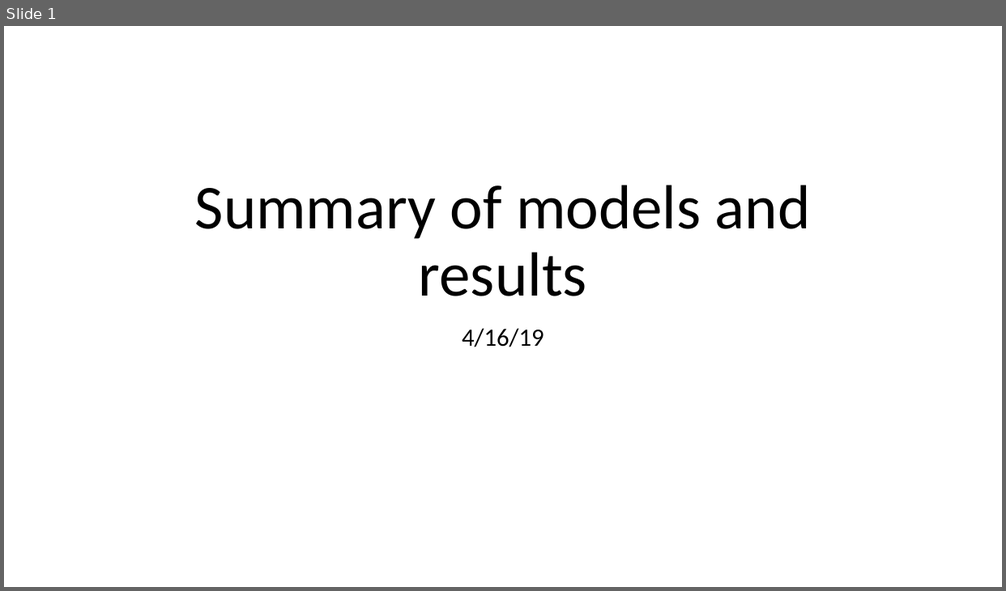
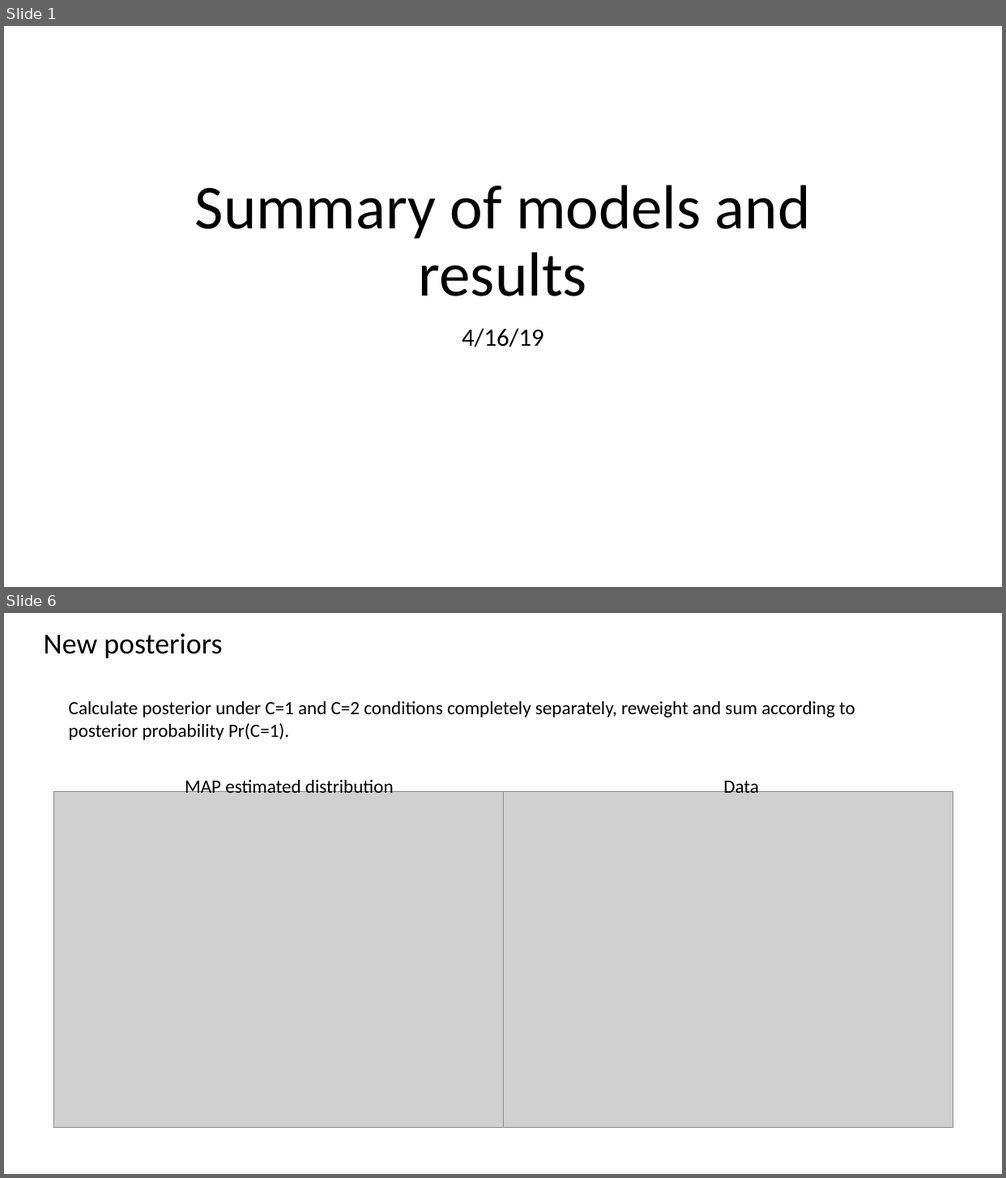
Before and after one commit to jmohl/CI_behavioral, a slide deck: doc/model_summary_4_16_19.pptx. Shown one above the other, each under a label of ours: slide 1 before the commit, slides 1 and 6 after it; the slides between them are not shown. The pictures are 1006x591 and 1006x1178 pixels, drawn with LibreOffice and Linux fonts; fonts in the diff are those of the drawing; grey boxes stand for pictures. Boxes give left, top, right and bottom in pixels: in the first picture for what was removed or moved away, otherwise in the second. Text is boxed around its words. In the diff, an @@ line names an element or a change of style, - is before the commit and + after.

```diff
--- a/doc/model_summary_4_16_19.pptx
+++ b/doc/model_summary_4_16_19.pptx
@@ slide 6 added at <box>4,613,1002,1174</box>, background #FFFFFF @@
@@ title added at <box>44,633,222,658</box>, 28 pt, text #000000 @@
+New posteriors
@@ text added at <box>69,701,855,740</box>, 18 pt, text #000000 @@
+Calculate posterior under C=1 and C=2 conditions completely separately, reweight and sum according to posterior probability Pr(C=1).
@@ text added at <box>185,777,394,793</box>, 18 pt, text #000000 @@
+MAP estimated distribution
@@ text added at <box>723,777,759,793</box>, 18 pt, text #000000 @@
+Data
@@ picture added at <box>54,791,503,1128</box> @@
@@ picture added at <box>503,791,953,1128</box> @@
```
Also in this commit, not shown: 4 slides changed, 9 other slides added, 1 slide removed, 4 other files.
